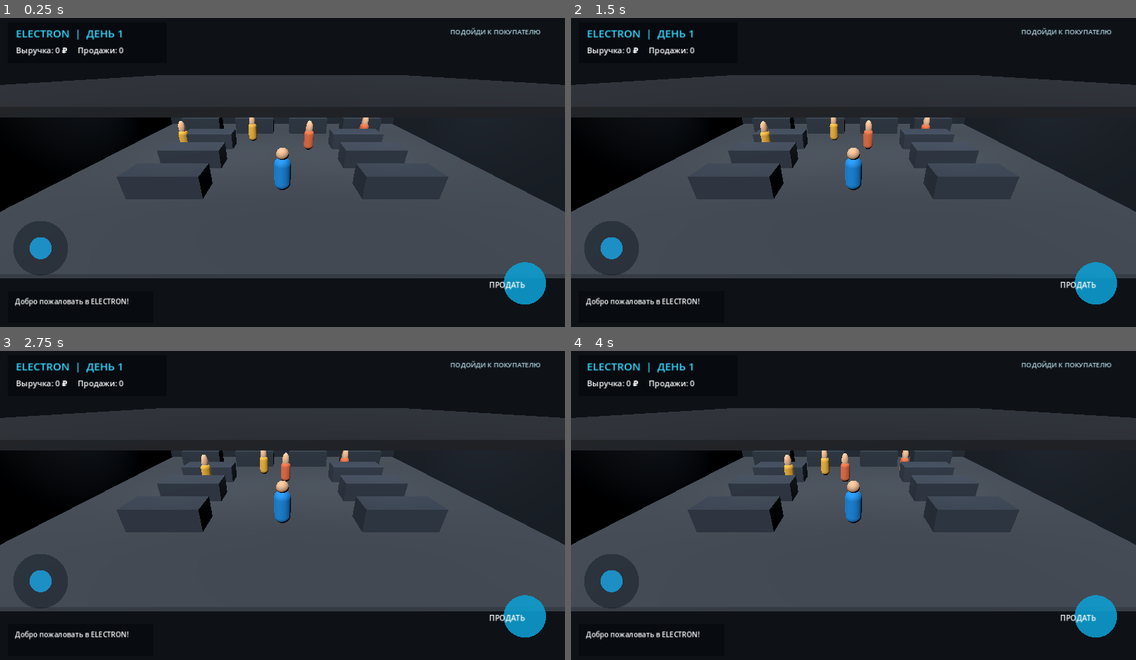
Above: before the commit, frames 1-4 (two rows, left to right).
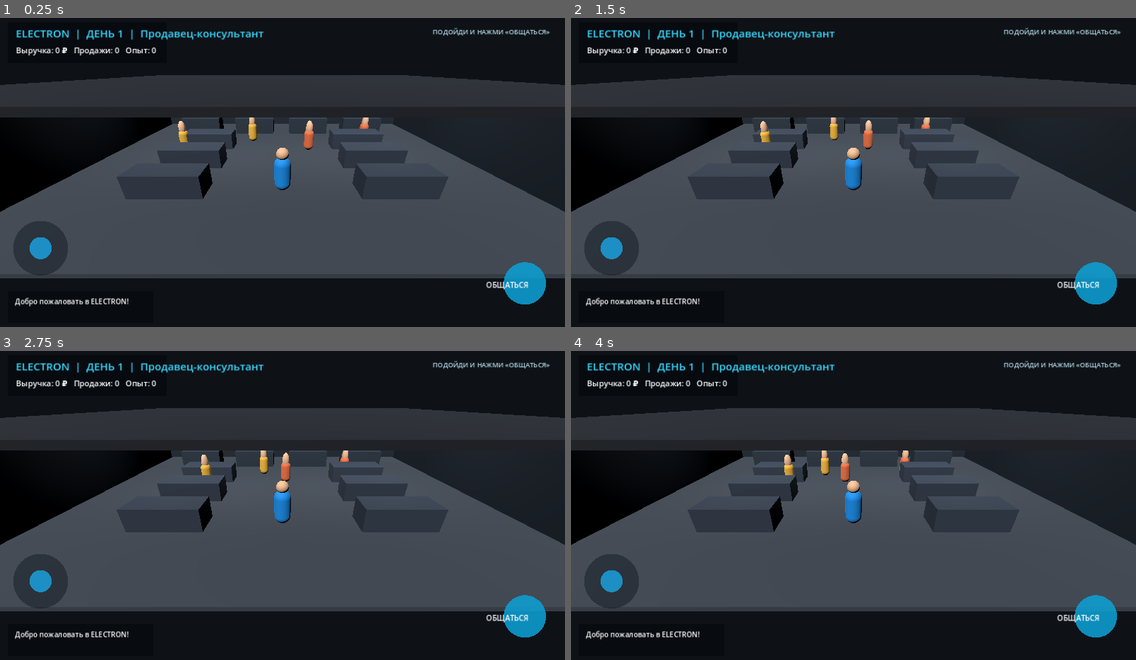
Above: after the commit, the same moments.

Repository: shilinillyaalexandrovich-wq/ELECTRON-3D
Game: Godot game, scene res://scenes/main.tscn
Two runs of this game, one before a commit and one after it. Both use one fixed random seed, a clock stepped at 60 frames per second and the inputs below.
Inputs (mouse positions are in pixels of both pictures, inside the frame that each line leads up to):
- Up to frame 1 (0.25 s): no input
- Up to frame 2 (1.5 s): move the mouse to (977, 157) at 0.52 s; click (977, 157) at 0.67 s; drag from (740, 187) to (825, 237) at 1.27 s
- Up to frame 3 (2.75 s): move the mouse to (339, 437) at 2.02 s; click (339, 437) at 2.17 s
- Up to frame 4 (4 s): drag from (825, 570) to (684, 459) at 2.77 s; move the mouse to (1023, 554) at 3.52 s; click (1023, 554) at 3.67 s

The runs differ from the first frame. In frame 1, 0.9% of the frame differs, in the area x 13-98%, y 3-88%; in frame 2, 0.9%; in frame 3, 0.9%; in frame 4, 0.9%.

Commit message:
Integrate career progression and two-step customer conversations

Diff:
--- a/scripts/game.gd
+++ b/scripts/game.gd
@@ -1,7 +1,9 @@
 extends Node3D
 
 const CUSTOMER_SCRIPT = preload("res://scripts/customer.gd")
-
+const CAREER_SCRIPT = preload("res://scripts/career_manager.gd")
+
+var career
 var player: CharacterBody3D
 var camera: Camera3D
 var customers: Array[Node3D] = []
@@ -17,6 +19,12 @@
 var ui_font: Font
 
 func _ready() -> void:
+    career = CAREER_SCRIPT.new()
+    add_child(career)
+    career.load_game()
+    day = career.day
+    money = career.revenue
+    sales = career.sales_count
     _build_store()
     _build_player()
     _spawn_customers()
@@ -121,17 +129,17 @@
 func _draw_hud(hud: Control) -> void:
     var size := hud.get_viewport_rect().size
     hud.draw_rect(Rect2(18, 18, 360, 92), Color(0.025, 0.04, 0.06, 0.88), true)
-    hud.draw_string(ThemeDB.fallback_font, Vector2(36, 52), "ELECTRON  |  ДЕНЬ %d" % day, HORIZONTAL_ALIGNMENT_LEFT, -1, 24, Color(0.2, 0.85, 1))
-    hud.draw_string(ThemeDB.fallback_font, Vector2(36, 88), "Выручка: %d ₽     Продажи: %d" % [money, sales], HORIZONTAL_ALIGNMENT_LEFT, -1, 18, Color.WHITE)
+    hud.draw_string(ThemeDB.fallback_font, Vector2(36, 52), "ELECTRON  |  ДЕНЬ %d  |  %s" % [day, career.current_rank()], HORIZONTAL_ALIGNMENT_LEFT, -1, 24, Color(0.2, 0.85, 1))
+    hud.draw_string(ThemeDB.fallback_font, Vector2(36, 88), "Выручка: %d ₽   Продажи: %d   Опыт: %d" % [money, sales, career.experience], HORIZONTAL_ALIGNMENT_LEFT, -1, 18, Color.WHITE)
     hud.draw_rect(Rect2(18, size.y - 92, 330, 72), Color(0.025, 0.04, 0.06, 0.82), true)
     hud.draw_string(ThemeDB.fallback_font, Vector2(34, size.y - 63), message, HORIZONTAL_ALIGNMENT_LEFT, 290, 16, Color.WHITE)
-    hud.draw_string(ThemeDB.fallback_font, Vector2(size.x - 260, 45), "ПОДОЙДИ К ПОКУПАТЕЛЮ", HORIZONTAL_ALIGNMENT_LEFT, 250, 15, Color(0.7, 0.85, 0.9))
+    hud.draw_string(ThemeDB.fallback_font, Vector2(size.x - 300, 45), "ПОДОЙДИ И НАЖМИ «ОБЩАТЬСЯ»", HORIZONTAL_ALIGNMENT_LEFT, 290, 15, Color(0.7, 0.85, 0.9))
     var center := Vector2(92, size.y - 190)
     hud.draw_circle(center, 62, Color(0.05, 0.08, 0.12, 0.45))
     hud.draw_circle(center + joystick_vector * 36, 25, Color(0.1, 0.65, 0.9, 0.8))
     action_button_rect = Rect2(size.x - 150, size.y - 160, 118, 100)
     hud.draw_circle(action_button_rect.get_center(), 48, Color(0.05, 0.62, 0.82, 0.88))
-    hud.draw_string(ThemeDB.fallback_font, Vector2(size.x - 191, size.y - 100), "ПРОДАТЬ", HORIZONTAL_ALIGNMENT_CENTER, 120, 17, Color.WHITE)
+    hud.draw_string(ThemeDB.fallback_font, Vector2(size.x - 191, size.y - 100), "ОБЩАТЬСЯ", HORIZONTAL_ALIGNMENT_CENTER, 120, 17, Color.WHITE)
 
 func _process(delta: float) -> void:
     if message_time > 0:
@@ -199,15 +207,26 @@
             best = d
             closest = c
     if closest:
-        var price := closest.get_meta("price", 18990)
-        money += int(price)
-        sales += 1
-        message = "Продажа! +%d ₽. Клиент доволен." % int(price)
-        message_time = 4.0
-        closest.queue_free()
-        customers.erase(closest)
-        if customers.size() < 4:
-            _spawn_one_customer()
+        if not closest.get_meta("in_dialogue", false):
+            closest.set_meta("in_dialogue", true)
+            var customer_name: String = closest.customer_name
+            var product_name: String = closest.get_meta("product_name", "смартфон")
+            var budget: int = closest.get_meta("price", 18990)
+            message = "%s: «Ищу %s. Бюджет около %d ₽. Что посоветуете?»" % [customer_name, product_name, budget]
+            message_time = 7.0
+        else:
+            var price := int(closest.get_meta("price", 18990))
+            var result: Dictionary = career.register_sale(price, true)
+            money = career.revenue
+            sales = career.sales_count
+            day = career.day
+            message = "Продажа %d ₽! Комиссия +%d ₽. %s" % [price, result.commission, "Повышение! " + result.rank if result.promoted else "Клиент доволен."]
+            message_time = 5.0
+            career.save_game()
+            closest.queue_free()
+            customers.erase(closest)
+            if customers.size() < 4:
+                _spawn_one_customer()
     else:
         message = "Подойди ближе к покупателю!"
         message_time = 2.5
